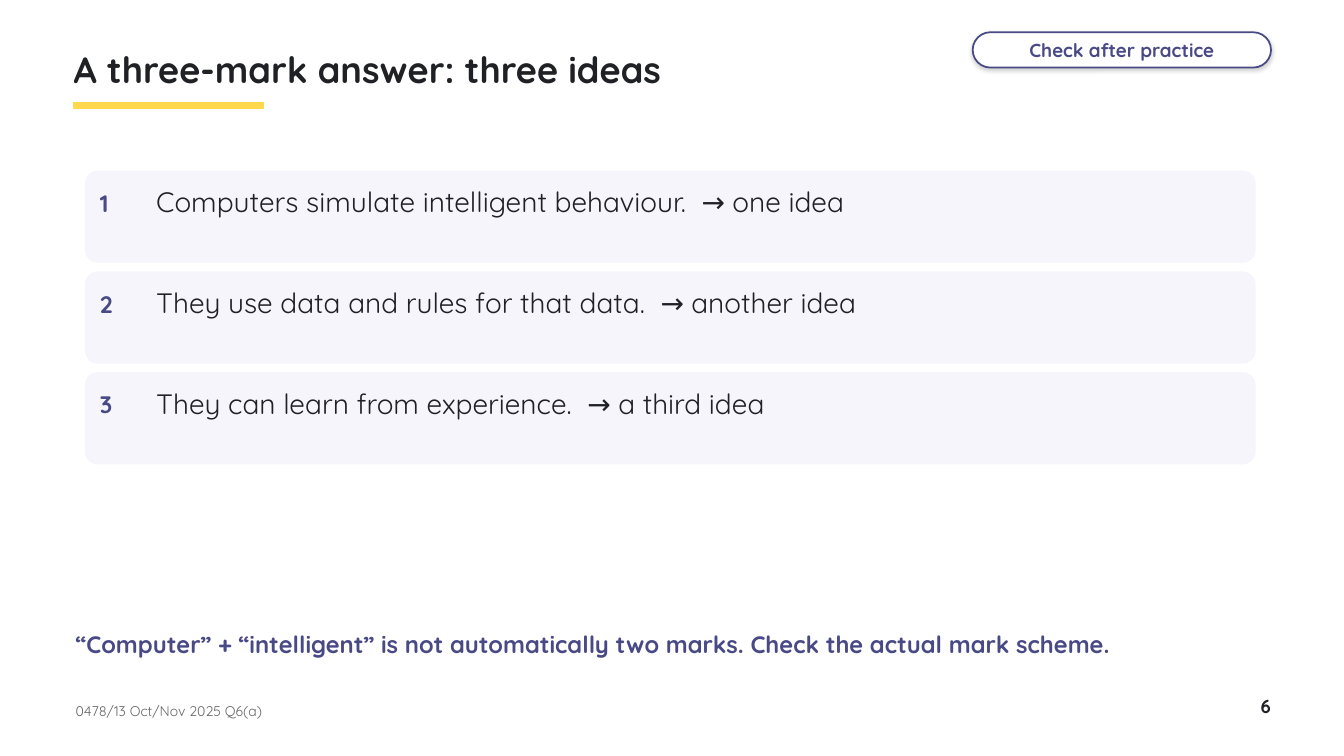
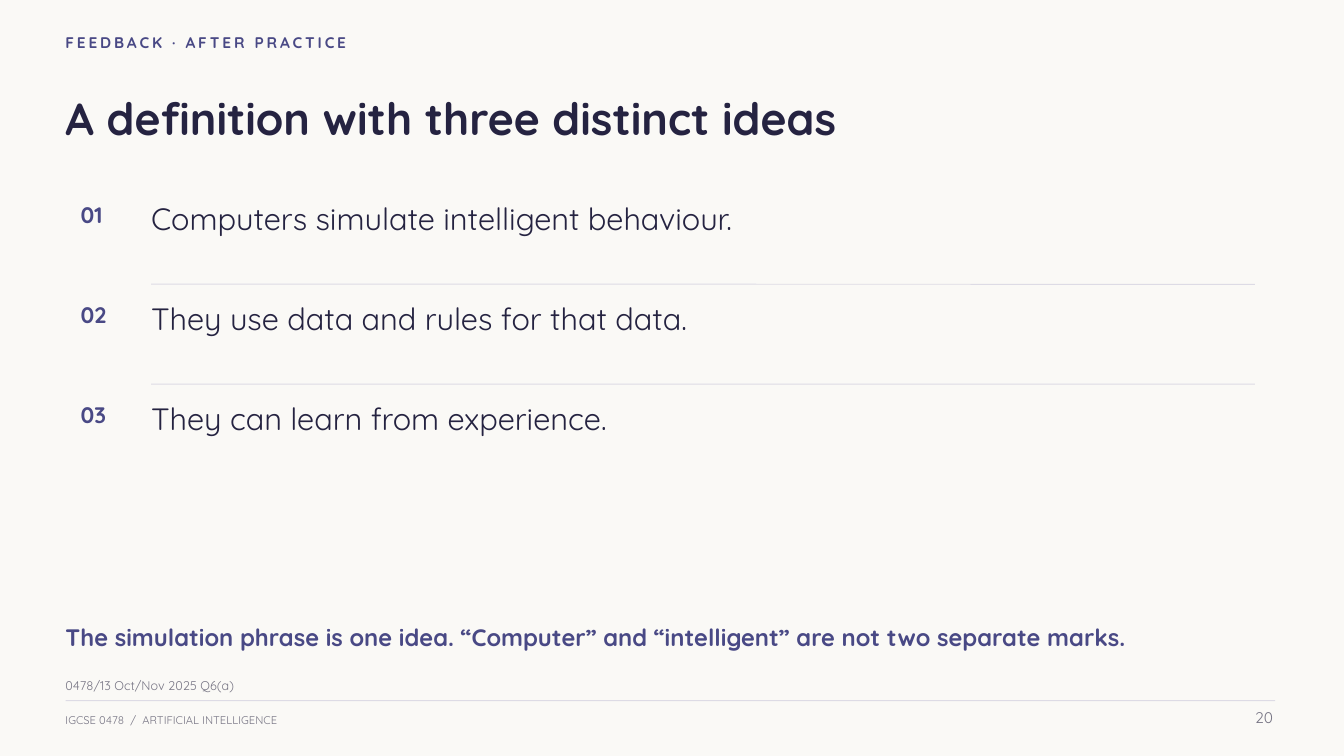
Before and after one commit to myk-sh/cs-lessons, a slide deck: slide 20 of 0478 P1/Artificial Intelligence/IGCSE_0478_Lesson_-_Artificial_Intelligence.pptx (slide 6 before the commit). Drawn at 1344x756 pixels with LibreOffice and Linux fonts; fonts in the diff are those of the drawing. Boxes give left, top, right and bottom in pixels: in the first picture for what was removed or moved away, otherwise in the second. Text is boxed around its words. In the diff, an @@ line names an element or a change of style, - is before the commit and + after.

Commit message:
Teach AI concepts before exam practice and redesign lesson visuals

```diff
--- a/0478 P1/Artificial Intelligence/IGCSE_0478_Lesson_-_Artificial_Intelligence.pptx
+++ b/0478 P1/Artificial Intelligence/IGCSE_0478_Lesson_-_Artificial_Intelligence.pptx
@@ background #FFFFFF to #FAF9F6 @@
@@ text added at (65,37,346,48), 11 pt, text #494985, bold @@
+FEEDBACK · AFTER PRACTICE
@@ text removed at (74,56,661,84) @@
-A three-mark answer: three ideas
@@ rounded rectangle removed at (973,32,1271,68) @@
-Check after practice
@@ text added at (65,102,836,136), 32 pt, text #252341, bold @@
+A definition with three distinct ideas
@@ rectangle removed at (74,103,263,109) @@
@@ rounded rectangle removed at (86,171,1255,262) @@
@@ text added at (81,207,103,223), 16 pt, text #494985, bold @@
+01
@@ text removed at (100,195,109,212) @@
-1
@@ text at (151,207,732,236): text changed; size 20 to 22 pt; text colour #202124 to #252341 @@
-Computers simulate intelligent behaviour. → one idea
+Computers simulate intelligent behaviour.
@@ rounded rectangle removed at (86,272,1255,363) @@
@@ text removed at (100,296,113,313) @@
-2
@@ line added from (151, 284) to (1255, 284), #DDDBE5 0.7 pt @@
@@ text added at (81,307,107,323), 16 pt, text #494985, bold @@
+02
@@ text at (151,307,687,336): text changed; size 20 to 22 pt; text colour #202124 to #252341 @@
-They use data and rules for that data. → another idea
+They use data and rules for that data.
@@ rounded rectangle removed at (86,373,1255,464) @@
@@ line added from (151, 384) to (1255, 384), #DDDBE5 0.7 pt @@
@@ text added at (81,407,106,423), 16 pt, text #494985, bold @@
+03
@@ text removed at (100,396,112,413) @@
-3
@@ text at (151,407,607,436): text changed; size 20 to 22 pt; text colour #202124 to #252341 @@
-They can learn from experience. → a third idea
+They can learn from experience.
@@ text at (65,628,1125,651): text changed @@
-“Computer” + “intelligent” is not automatically two marks. Check the actual mark scheme.
+The simulation phrase is one idea. “Computer” and “intelligent” are not two separate marks.
@@ text "0478/13 Oct/Nov 2025 Q6(a)": place and size @@
-text "0478/13 Oct/Nov 2025 Q6(a)" at (76,705,262,719)
+text "0478/13 Oct/Nov 2025 Q6(a)" at (65,680,234,692)
@@ text "0478/13 Oct/Nov 2025 Q6(a)" at (65,680,234,692): size 10 to 9 pt, text colour #666666 to #777584; less space between paragraphs @@
@@ text added at (65,716,277,724), 8 pt, text #777584 @@
+IGCSE 0478 / ARTIFICIAL INTELLIGENCE
@@ line added from (66, 701) to (1275, 701), #DDDBE5 0.7 pt @@
@@ text added at (1255,712,1273,723), 11 pt, text #777584 @@
+20
@@ text removed at (1261,699,1271,713) @@
-6
```
Also in this commit, not shown: 7 other slides changed, 33 slides added, 25 slides removed, 20 other files.
